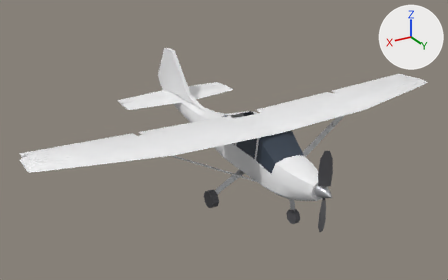
The glTF model planes/Cessna_172/agent_workspace/exports/Cessna_172_LOD0.glb as it was, and as the next commit left it.
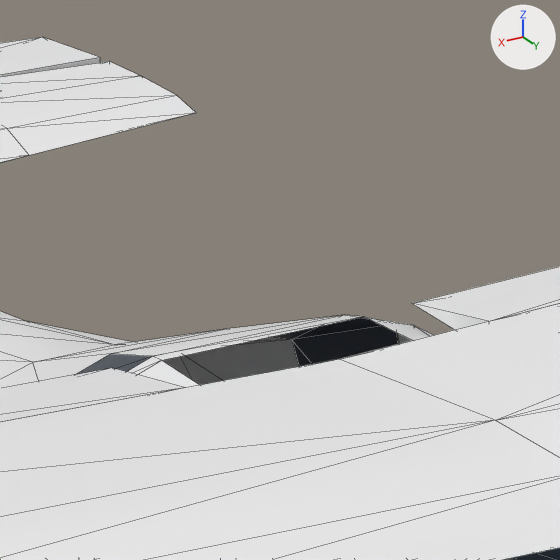
The first picture shows the older version from a 50 mm camera at (7.82, 11.24, 7.46) aimed at (0.16, -1.53, 1.08). The close-ups show the older and then the newer version on the part from 47% to 61% of the width and 28% to 49% of the height of that picture. Only the edits that show in the close-ups are written down. Every picture has the same lights, and +X, +Y and +Z are marked at upper right. The close-ups show mesh edges as thin lines. Where no turn or scale is listed for an object, it has been applied to the vertices. Vertices at exactly the same position are counted once.

Objects in the first close-up: 'Elevator', 'Flap_Left', 'Flap_Right', 'Fuselage', 'HorizontalTail_Left', 'Wing_Left', 'Wing_Right'.
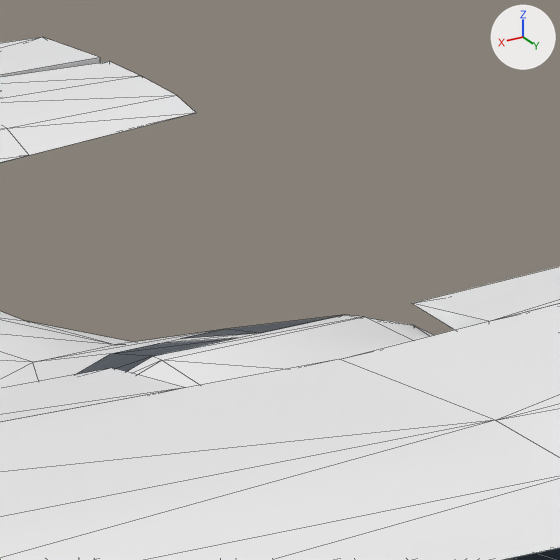
Location of each change, (x1, y1, x2, y2) in pixels of the close-ups (560 x 560 px):
part 1 of me_fuselage, built on
    before: (112, 315, 342, 356)
    after: (112, 315, 413, 385)
part 2 of me_fuselage, recoloured
    before: (292, 341, 312, 366)

The edits, one by one:
me_fuselage is used by ob_fuselage; location (0.0, 0.0, 0.0).
me_fuselage had 180 vertices, 348 faces and spanned x -0.54..0.54, y -5.43..2.17, z 0.67..1.99.
me_fuselage now has 184 vertices, 354 faces and spans x -0.54..0.54, y -5.43..2.17, z 0.67..1.99.
Part 1, on me_fuselage:
2 faces are deleted.
4 vertices are added at (0.04, -1.08, 1.94), (-0.04, -1.08, 1.94), (0.04, -1.48, 1.79), (-0.04, -1.48, 1.79).
4 new faces join them, mat_c172_paint (white #f3f3f5).
4 new faces join them, mat_c172_glass (dark blue #35404f).
me_fuselage part 2: 4 faces spanning x -0.52..0.52, y -1.48..1.1, z 1.3..1.72 switch from mat_c172_glass (dark blue #35404f) to mat_c172_paint (white #f3f3f5).
